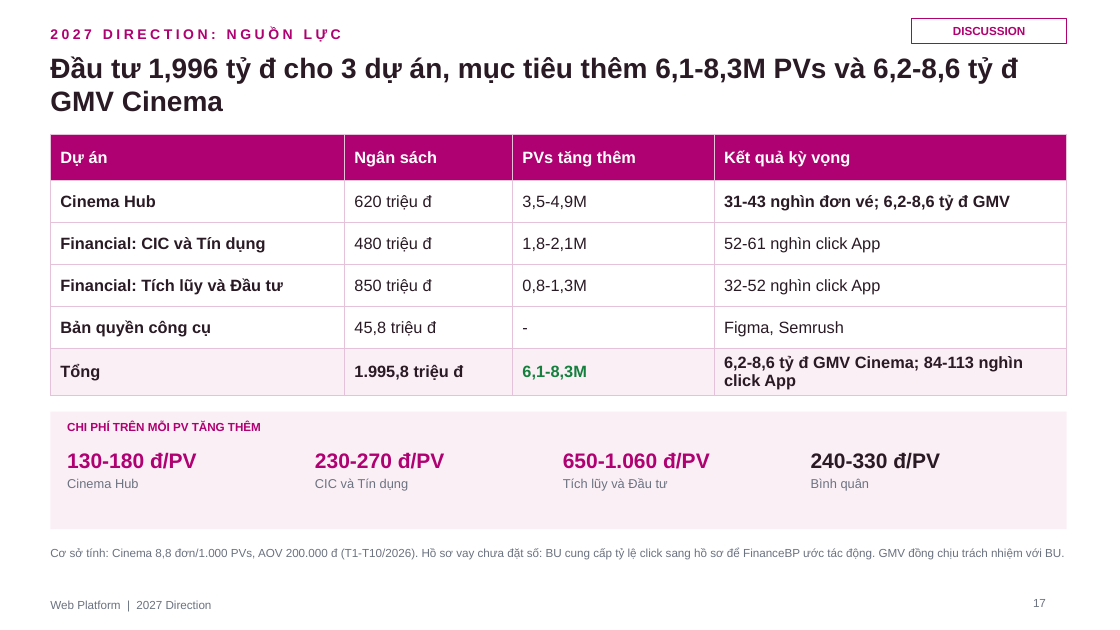
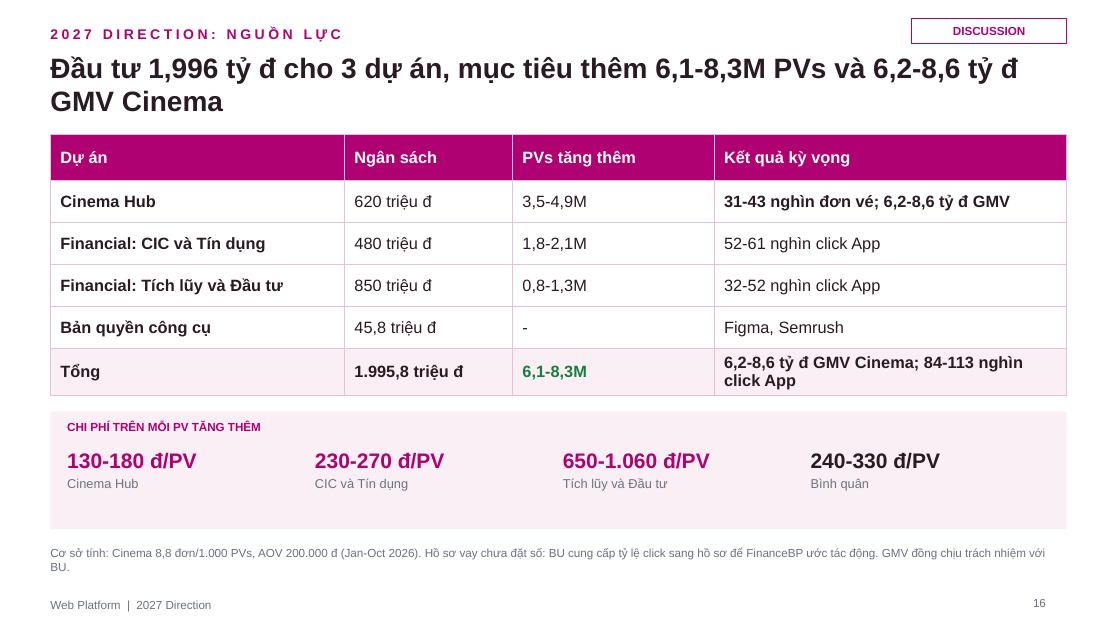
Before and after one commit to stormhoang/hienho-knowledgebase, a slide deck: slide 16 of 07_REPORTS/docs/strategy/2027 Direction - Web Platform (Framework).pptx (slide 17 before the commit). Drawn at 1120x630 pixels with LibreOffice and Linux fonts; fonts in the diff are those of the drawing. Boxes give left, top, right and bottom in pixels: in the first picture for what was removed or moved away, otherwise in the second. Text is boxed around its words. In the diff, an @@ line names an element or a change of style, - is before the commit and + after.

```diff
--- a/07_REPORTS/docs/strategy/2027 Direction - Web Platform (Framework).pptx
+++ b/07_REPORTS/docs/strategy/2027 Direction - Web Platform (Framework).pptx
@@ text at box(50, 548, 1045, 571): text changed @@
-Cơ sở tính: Cinema 8,8 đơn/1.000 PVs, AOV 200.000 đ (T1-T10/2026). Hồ sơ vay chưa đặt số: BU cung cấp tỷ lệ click sang hồ sơ để FinanceBP ước tác động. GMV đồng chịu trách nhiệm với BU.
+Cơ sở tính: Cinema 8,8 đơn/1.000 PVs, AOV 200.000 đ (Jan-Oct 2026). Hồ sơ vay chưa đặt số: BU cung cấp tỷ lệ click sang hồ sơ để FinanceBP ước tác động. GMV đồng chịu trách nhiệm với BU.
@@ page number at box(1033, 599, 1046, 607): text changed @@
-17
+16
```
Also in this commit, not shown: 13 other slides changed, 1 slide removed.
